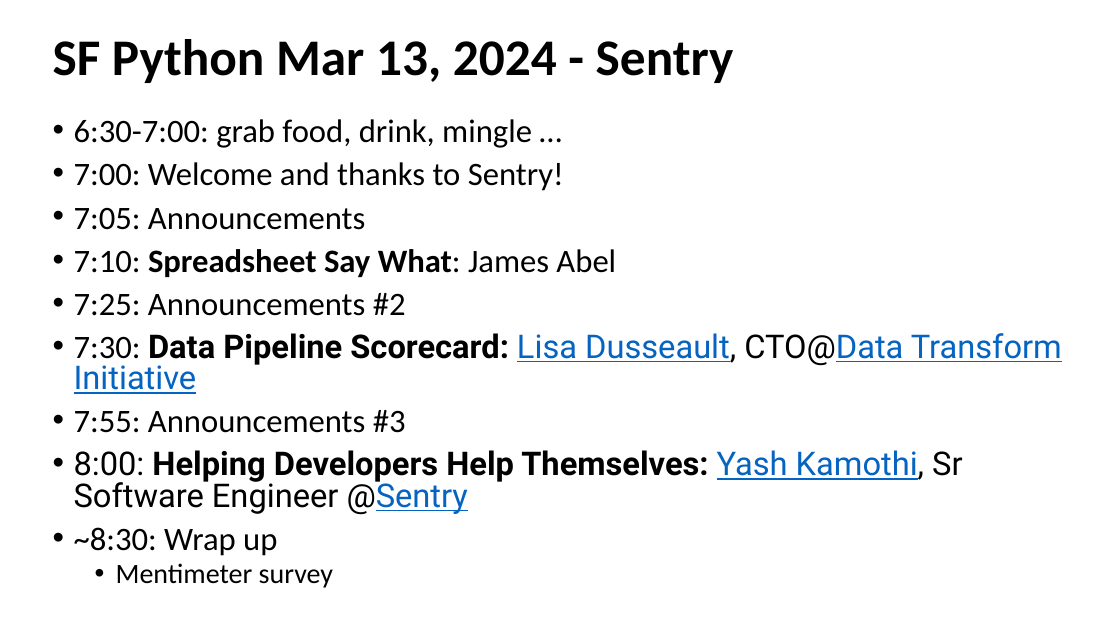
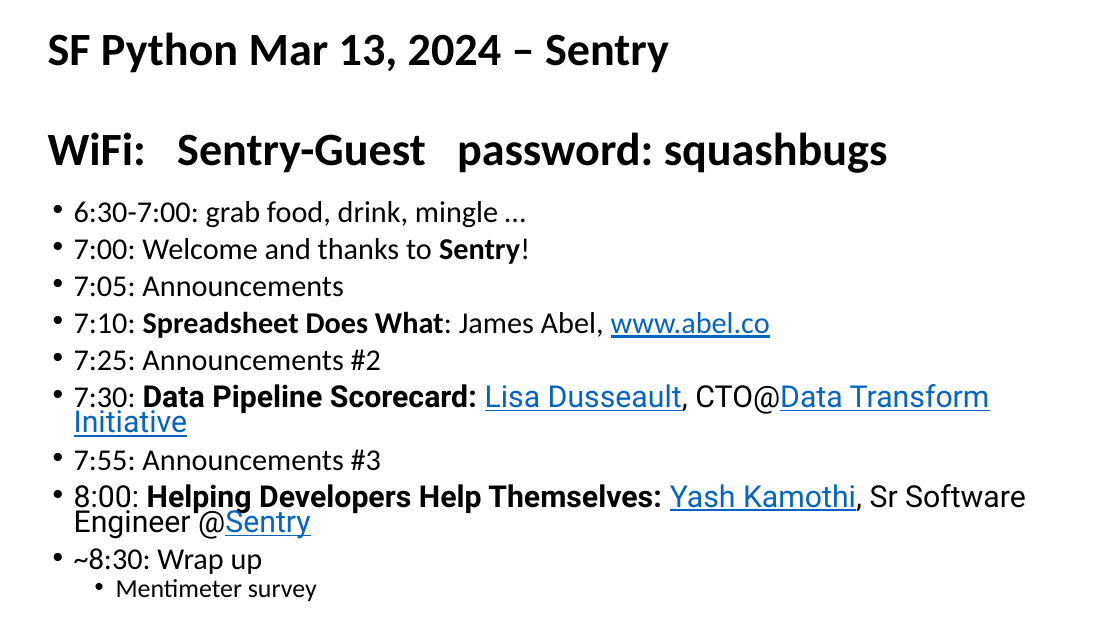
Before and after one commit to jamesabel/spreadsheetdoeswhat, a slide deck: slide 1 of SF Python Mar 13 2024.pptx. Drawn at 1120x630 pixels with LibreOffice and Linux fonts; fonts in the diff are those of the drawing. Boxes give left, top, right and bottom in pixels: in the first picture for what was removed or moved away, otherwise in the second. Text is boxed around its words. In the diff, an @@ line names an element or a change of style, - is before the commit and + after.

Commit message:
update presentation

```diff
--- a/SF Python Mar 13 2024.pptx
+++ b/SF Python Mar 13 2024.pptx
@@ title at box(48, 32, 888, 173): text changed; size 44 to 39.6 pt @@
-SF Python Mar 13, 2024 - Sentry
+SF Python Mar 13, 2024 – Sentry
+WiFi: Sentry-Guest password: squashbugs
@@ text "6:30-7:00: grab food, drink, mingle ...": place and size @@
-text "6:30-7:00: grab food, drink, mingle ..." at box(74, 119, 1062, 588)
+text "6:30-7:00: grab food, drink, mingle ..." at box(74, 201, 1026, 602)
@@ text at box(74, 201, 1026, 602): size 28 to 25.9 pt in "6:30-7:00: grab food, drink, mingle …", "7:00: Welcome and thanks to Sentry!", "7:05: Announcements", "7:25: Announcements #2" and 4 more places; bold on in "Sentry!"; size 24 to 22.2 pt in "Mentimeter survey"; line spacing 0.8 to 0.7 @@
@@ text at box(74, 311, 770, 338): text changed; size 28 to 25.9 pt; bold off @@
-• 7:10: Spreadsheet Say What: James Abel
+• 7:10: Spreadsheet Does What: James Abel, www.abel.co
```
Also in this commit, not shown: 2 other files.
